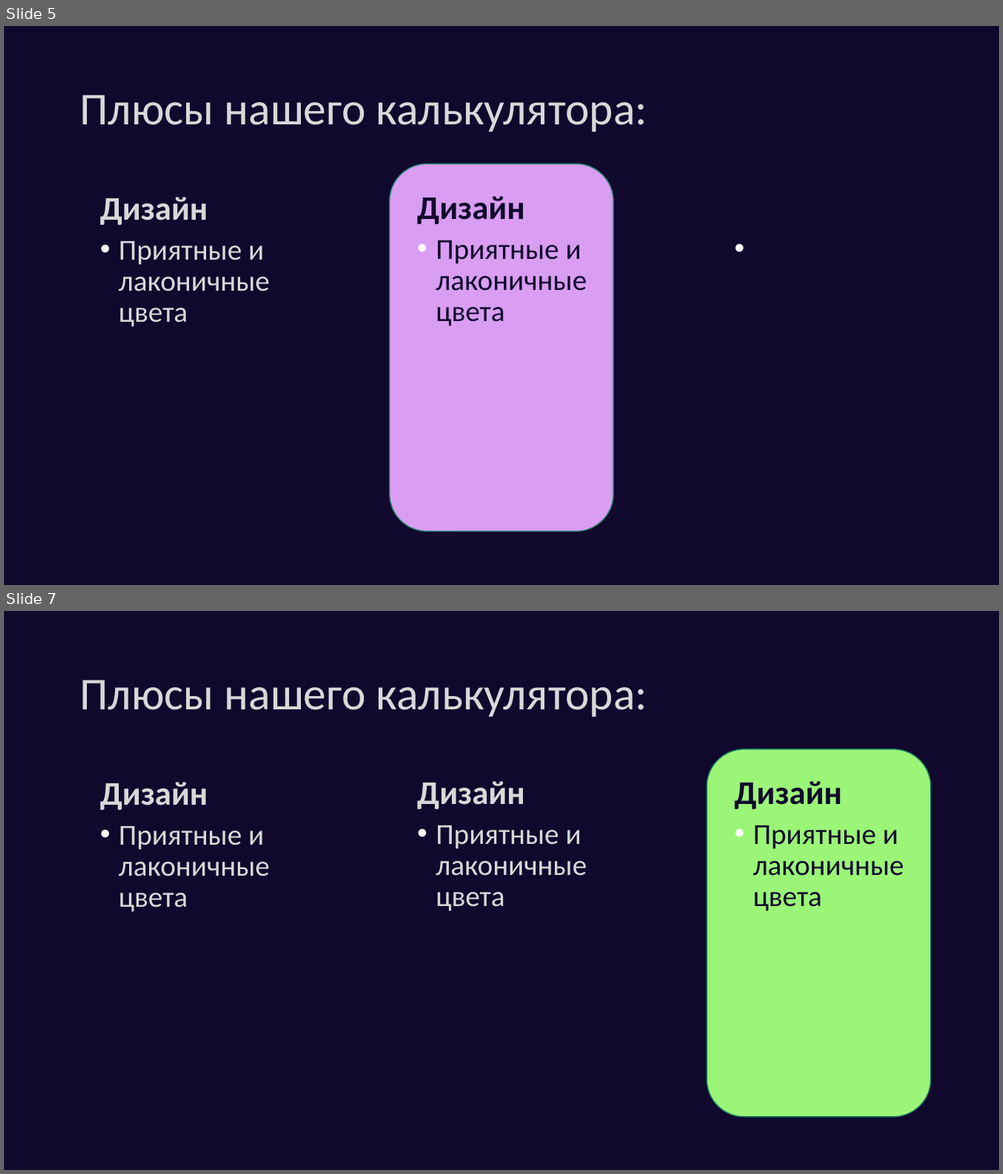
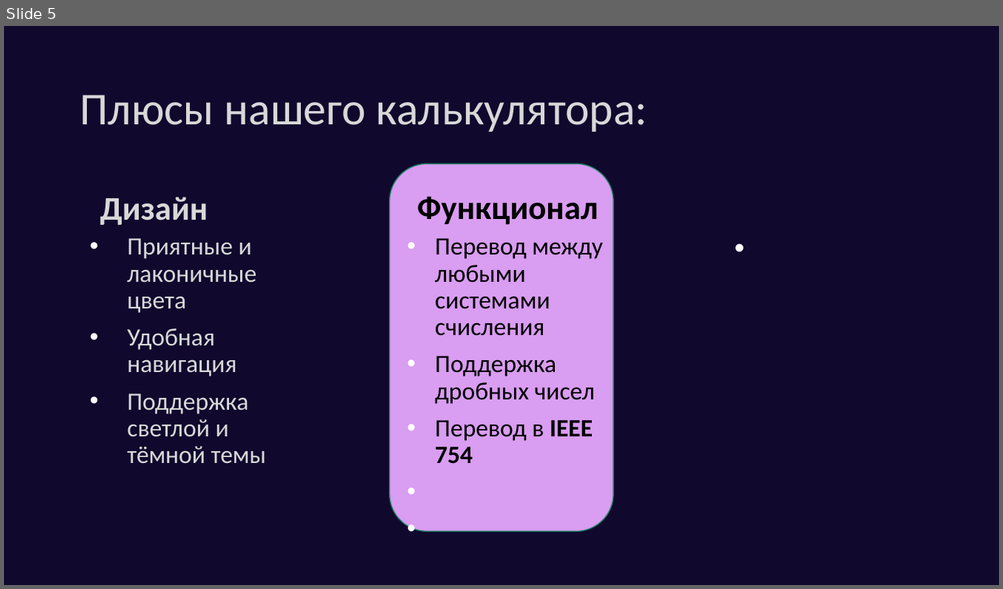
Before and after one commit to Upiter26/NumSysCalc, a slide deck: Presentation — копия.odp. Shown one above the other, each under a label of ours: slides 5 and 7 before the commit, slide 5 after it; the slides between them are not shown. The pictures are 1003x1174 and 1003x589 pixels, drawn with LibreOffice and Linux fonts; fonts in the diff are those of the drawing. Boxes give left, top, right and bottom in pixels: in the first picture for what was removed or moved away, otherwise in the second. Text is boxed around its words. In the diff, an @@ line names an element or a change of style, - is before the commit and + after.

```diff
--- a/Presentation — копия.odp
+++ b/Presentation — копия.odp
@@ slide 7 removed at [4, 611, 999, 1170], background #10092D @@
@@ title removed at [80, 680, 647, 717] @@
-Плюсы нашего калькулятора:
@@ freeform shape removed at [707, 749, 930, 1117] @@
@@ text removed at [100, 782, 208, 810] @@
-Дизайн
@@ text removed at [417, 781, 525, 809] @@
-Дизайн
@@ text removed at [734, 781, 842, 809] @@
-Дизайн
@@ text removed at [119, 826, 270, 912] @@
-• Приятные и лаконичные цвета
@@ text removed at [435, 826, 586, 911] @@
-• Приятные и лаконичные цвета
@@ text removed at [753, 826, 904, 911] @@
-• Приятные и лаконичные цвета
@@ slide 5 changed as well @@
@@ freeform shape at [390, 164, 614, 532]: outline redrawn @@
@@ text at [417, 196, 597, 225]: text changed; text colour #10092D to #000000 @@
-Дизайн
+Функционал
@@ text "Приятные и лаконичные цвета": place and size @@
-text "Приятные и лаконичные цвета" at [119, 241, 270, 327]
+text "Приятные и лаконичные цвета" at [127, 238, 266, 464]
@@ text at [127, 238, 256, 313]: size 28 to 24 pt in "Приятные и лаконичные цвета"; indent changed @@
@@ text at [435, 238, 603, 464]: text changed; size 28 to 24 pt; text colour #10092D to #000000 @@
-• Приятные и лаконичные цвета
+• Перевод между любыми системами счисления
+• Поддержка дробных чисел
+• Перевод в IEEE 754
@@ text at [127, 329, 266, 464]: paragraphs added @@
+• Удобная навигация
+• Поддержка светлой и тёмной темы
```
Also in this commit, not shown: 8 other slides changed, 1 slide added, 1 other slide removed.
